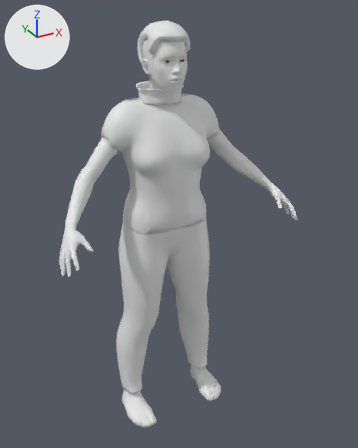
Two versions of the glTF model corpos/corpo-adulto-f-magro.glb, one commit apart.
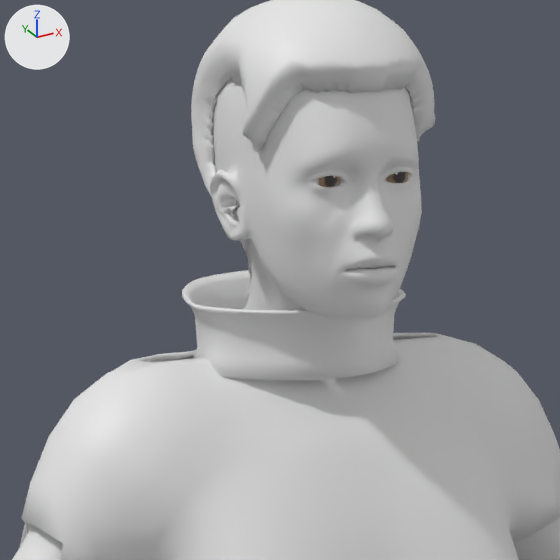
The first picture shows the older version from a 50 mm camera at (-0.941, -1.761, 0.972) aimed at (0.042, 0.026, 0.079). The close-ups show the older and then the newer version on the part from 27% to 61% of the width and 5% to 32% of the height of that picture. Only the edits that show in the close-ups are written down. Every picture has the same lights, and +X, +Y and +Z are marked at upper left.

Names of what the first close-up shows: 'cabelo', 'camiseta', 'gola', 'pele' and 1 more.
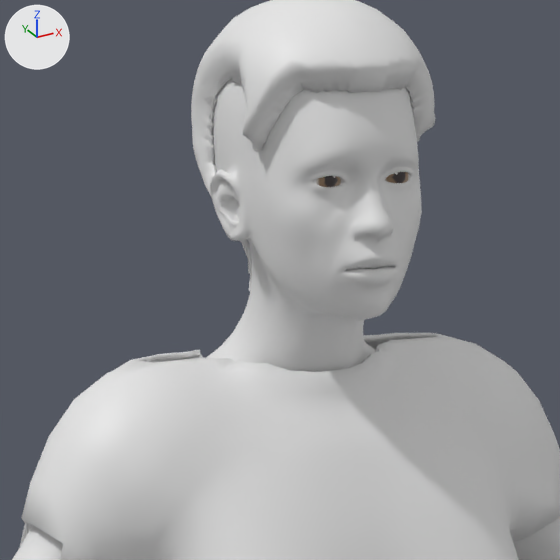
Pixel boxes [x1, y1, x2, y2] of what changed, in the close-ups (560 x 560 px):
'gola', deleted
    before: [182, 270, 406, 380]

The change, as a diff of the scene's bpy script:
```diff
--- a/corpos/corpo-adulto-f-magro.glb.py
+++ b/corpos/corpo-adulto-f-magro.glb.py
@@ ob_gola @@
-ob_gola = bpy.data.objects.new('gola', me_gola_024)
-ob_gola.location = (0.0, 0.0, 0.0)
```
